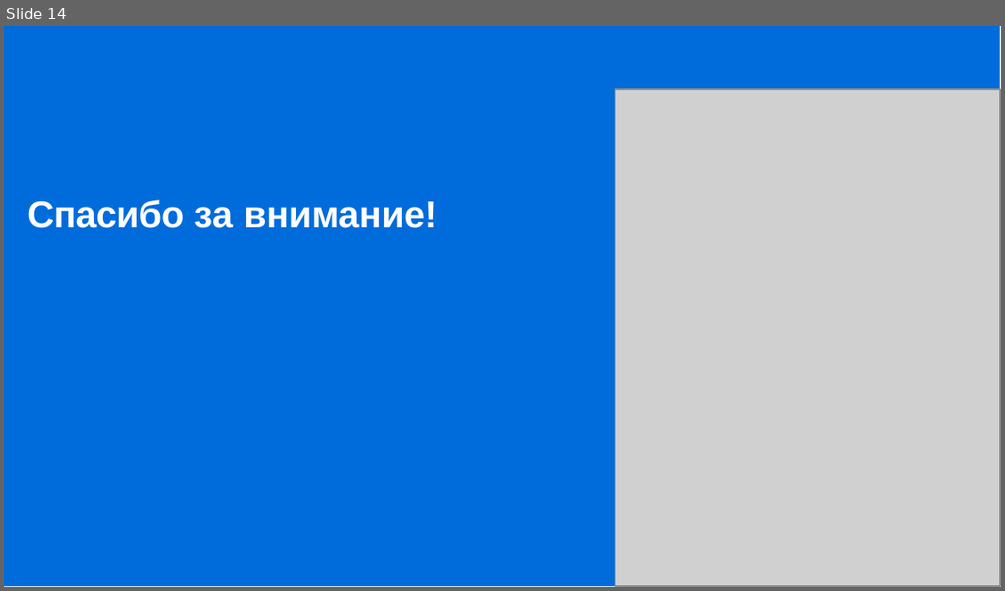
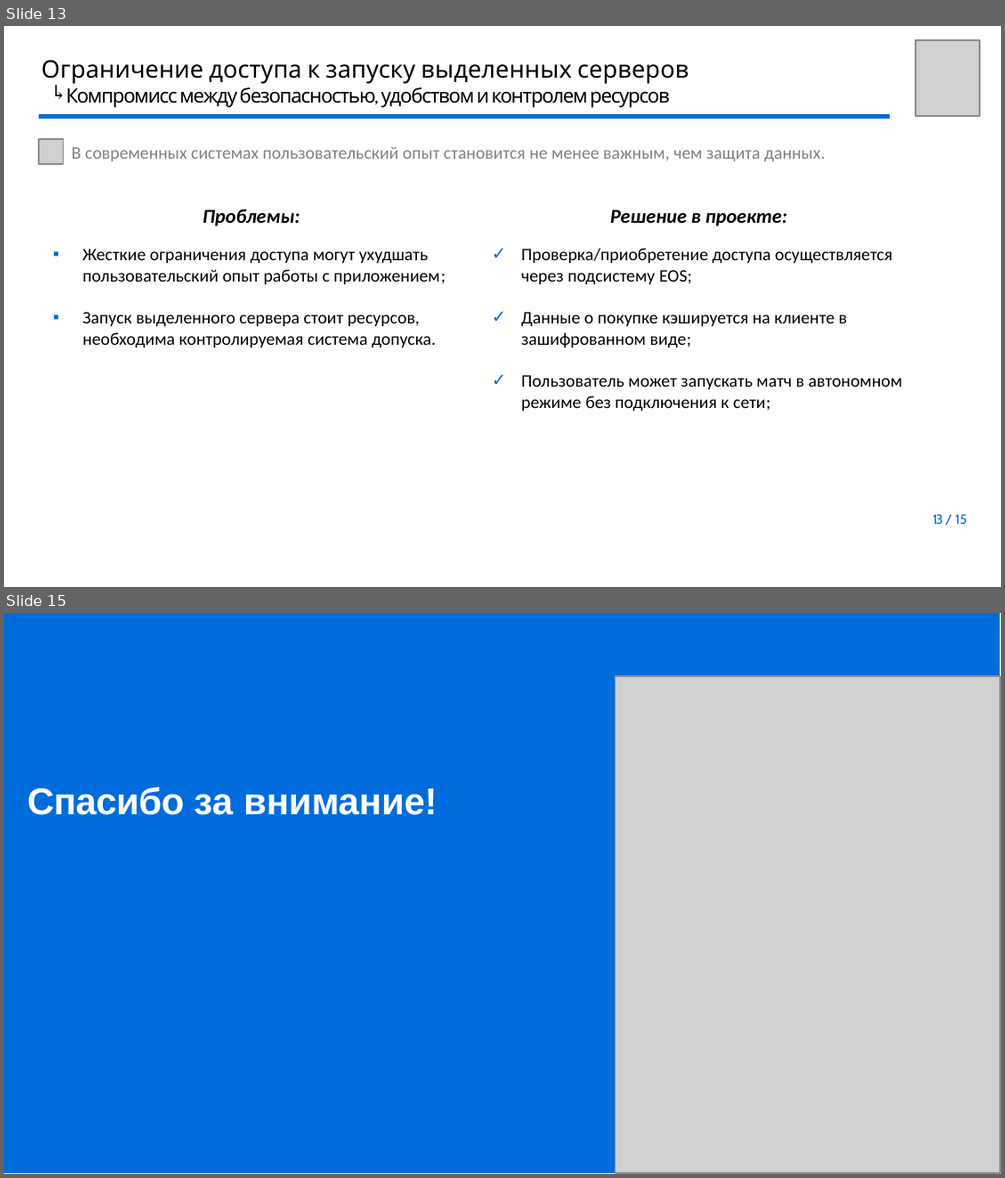
Before and after one commit to youngB0rrov/bmstu_doc, a slide deck: Master/Diploma/presentation/Презентация.pptx. Shown one above the other, each under a label of ours: slide 14 before the commit, slides 13 and 15 after it; the slides between them are not shown. The pictures are 1005x591 and 1005x1178 pixels, drawn with LibreOffice and Linux fonts; fonts in the diff are those of the drawing; grey boxes stand for pictures; background and template pictures are left out. Boxes give left, top, right and bottom in pixels: in the first picture for what was removed or moved away, otherwise in the second. Text is boxed around its words. In the diff, an @@ line names an element or a change of style, - is before the commit and + after.

```diff
--- a/Master/Diploma/presentation/Презентация.pptx
+++ b/Master/Diploma/presentation/Презентация.pptx
@@ slide 13 added at (4, 26, 1001, 587), background #FFFFFF @@
@@ picture added at (915, 40, 979, 116) @@
@@ title added at (41, 60, 688, 107), 9 pt, text #000000 @@
+Ограничение доступа к запуску выделенных серверов
+Компромисс между безопасностью, удобством и контролем ресурсов
@@ text added at (45, 81, 67, 100), 9 pt, text #000000 @@
+↰
@@ freeform shape added at (39, 116, 889, 116), outline #006CDC 1.99 pt @@
@@ picture added at (39, 140, 64, 165) @@
@@ text added at (72, 147, 825, 161), 8 pt, text #808080 @@
+В современных системах пользовательский опыт становится не менее важным, чем защита данных.
@@ text added at (202, 208, 299, 226), 9 pt, text #000000, bold, italic @@
+Проблемы:
@@ text added at (610, 209, 787, 226), 9 pt, text #000000, bold, italic @@
+Решение в проекте:
@@ text added at (82, 248, 445, 348), 8 pt, text #000000 @@
+▪ Жесткие ограничения доступа могут ухудшать пользовательский опыт работы с приложением;
+▪ Запуск выделенного сервера стоит ресурсов, необходима контролируемая система допуска.
@@ text added at (521, 248, 903, 411), 8 pt, text #000000 @@
+✓ Проверка/приобретение доступа осуществляется
+  через подсистему EOS;
+✓ Данные о покупке кэшируется на клиенте в
+  зашифрованном виде;
+✓ Пользователь может запускать матч в автономном
+  режиме без подключения к сети;
@@ page number added at (932, 514, 967, 524), 6 pt, text #006CDC @@
+13 / 15
@@ what was slide 14 is now slide 15 @@
```
Also in this commit, not shown: 8 slides changed, 3 other files.
